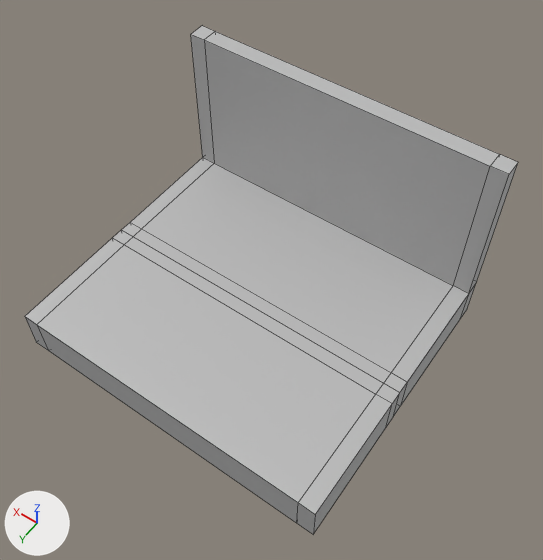
An edit to the FBX model QuantiumDynamics/Assets/Resources/Models/MDL-Environment/SM_Roof-2_01.fbx, drawn before and after from the same camera.
Both versions are drawn from a 50 mm lens placed at (-4.99, 2.32, 7.29), pointed at (-2.15, -1.65, 1.04). Arrows for +X, +Y and +Z are at lower left; the lights stay in place. Mesh edges are drawn as thin lines. Where no turn or scale is listed for an object, it has been applied to the vertices. Vertices at the same position are counted once.

The older version as bpy lines, for what is in view:
```python
me_mesh = bpy.data.meshes.new('Mesh')
me_mesh.from_pydata(...)  # 80 vertices, 78 faces; spans x -3.83..0.0, y -3.32..0.0, z -0.05..2.36
me_mesh.materials.append(mat_lambert11)  # grey #bcbcbc
ob_sm_roof_2_01 = bpy.data.objects.new('SM_Roof_2_01', me_mesh)
ob_sm_roof_2_01.location = (0.0, 0.0, 0.0)
```
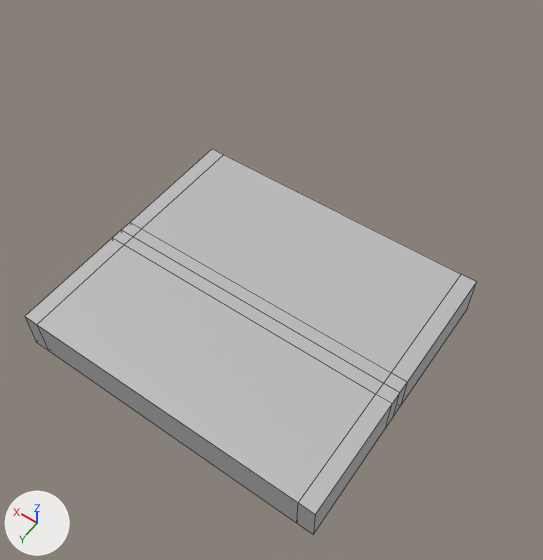
Pixel boxes (x1, y1, x2, y2) of what changed, in the pictures (543 x 560 px):
'SM_Roof_2_01', reshaped (9% narrower, 24% shorter): before (25, 26, 518, 534); after (25, 149, 476, 534)
part 1 of me_mesh, cut back: before (131, 26, 518, 405); after (131, 149, 476, 405)

Diff of the bpy script that builds the scene:
```diff
--- a/QuantiumDynamics/Assets/Resources/Models/MDL-Environment/SM_Roof-2_01.fbx.py
+++ b/QuantiumDynamics/Assets/Resources/Models/MDL-Environment/SM_Roof-2_01.fbx.py
@@ me_mesh @@
 # used by ob_sm_roof_2_01; location = (0.0, 0.0, 0.0)
-me_mesh.from_pydata(...)  # 80 vertices, 78 faces; spans x -3.83..0.0, y -3.32..0.0, z -0.05..2.36
+me_mesh.from_pydata(...)  # 64 vertices, 62 faces; spans x -3.83..0.0, y -3.32..0.0, z -0.05..0.52
+# me_mesh part 1
+# 16 vertices are removed from x -3.83..0.0, y -3.32..-3.12, z 0.0..2.36
+# 24 faces are deleted
+# 8 new faces join them
 me_mesh.materials.append(mat_lambert11)
```
